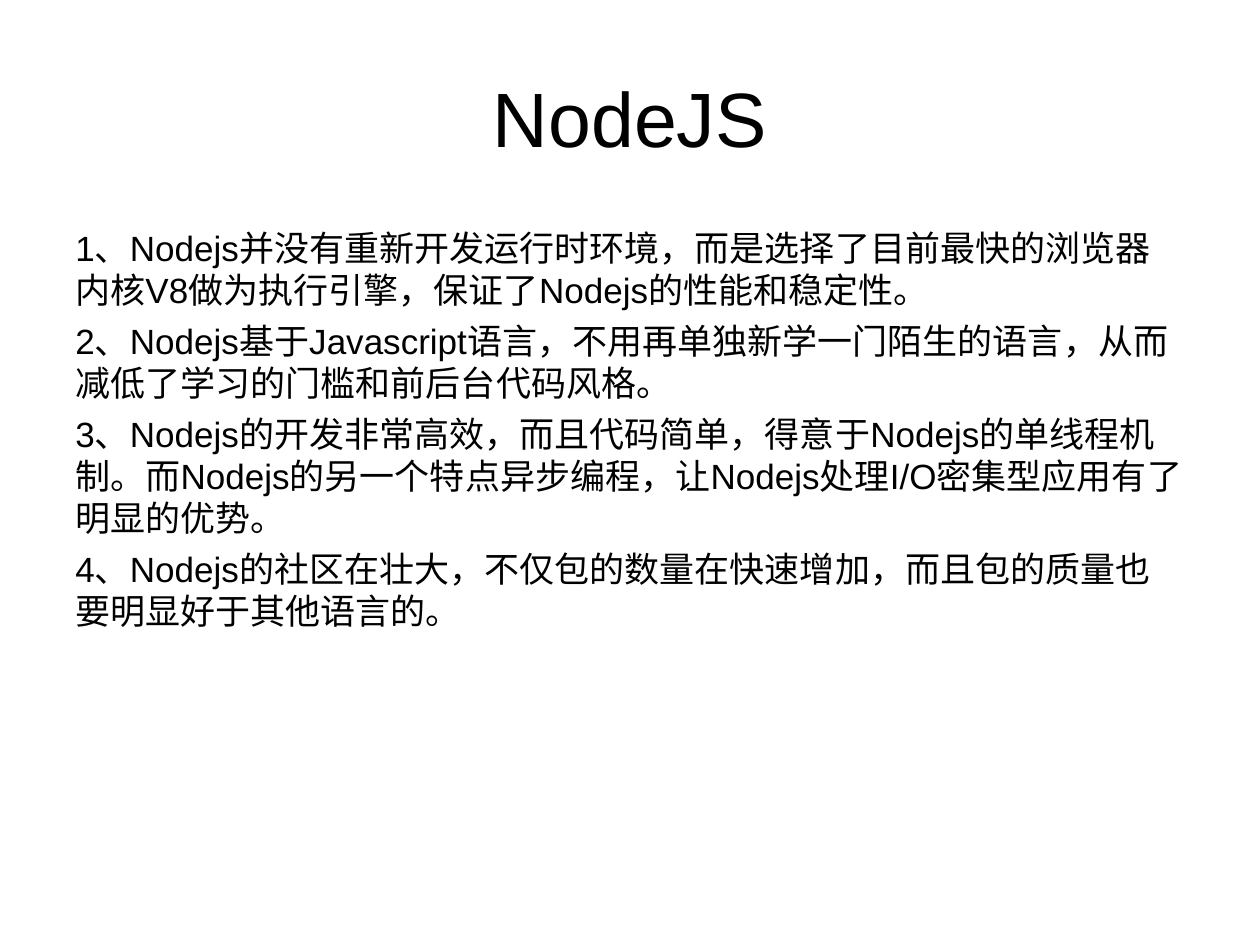
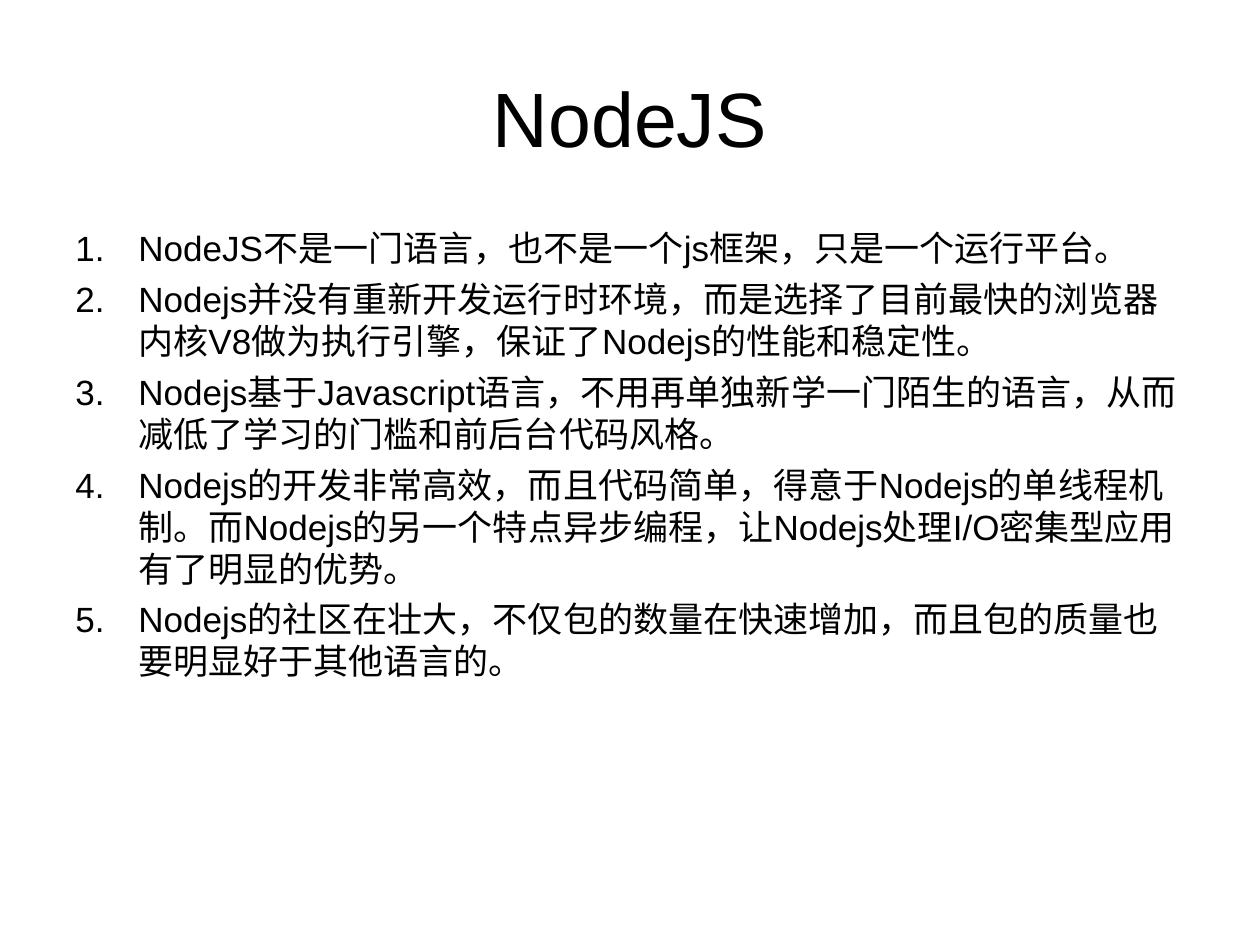
Before and after one commit to Alan055/node-koa, a slide deck: slide 2 of Alan-node解读.ppt. Drawn at 1260x945 pixels with LibreOffice and Linux fonts; fonts in the diff are those of the drawing. Boxes give left, top, right and bottom in pixels: in the first picture for what was removed or moved away, otherwise in the second. Text is boxed around its words. In the diff, an @@ line names an element or a change of style, - is before the commit and + after.

```diff
--- a/Alan-node解读.ppt
+++ b/Alan-node解读.ppt
@@ text at [138, 233, 1176, 677]: text changed @@
-1、Nodejs并没有重新开发运行时环境，而是选择了目前最快的浏览器内核V8做为执行引擎，保证了Nodejs的性能和稳定性。
-2、Nodejs基于Javascript语言，不用再单独新学一门陌生的语言，从而减低了学习的门槛和前后台代码风格。
-3、Nodejs的开发非常高效，而且代码简单，得意于Nodejs的单线程机制。而Nodejs的另一个特点异步编程，让Nodejs处理I/O密集型应用有了明显的优势。
-4、Nodejs的社区在壮大，不仅包的数量在快速增加，而且包的质量也要明显好于其他语言的。
+1. NodeJS不是一门语言，也不是一个js框架，只是一个运行平台。
+2. Nodejs并没有重新开发运行时环境，而是选择了目前最快的浏览器内核V8做为执行引擎，保证了Nodejs的性能和稳定性。
+3. Nodejs基于Javascript语言，不用再单独新学一门陌生的语言，从而减低了学习的门槛和前后台代码风格。
+4. Nodejs的开发非常高效，而且代码简单，得意于Nodejs的单线程机制。而Nodejs的另一个特点异步编程，让Nodejs处理I/O密集型应用有了明显的优势。
+5. Nodejs的社区在壮大，不仅包的数量在快速增加，而且包的质量也要明显好于其他语言的。
```
Also in this commit, not shown: 1 other slide changed, 2 slides added, 2 other files.
